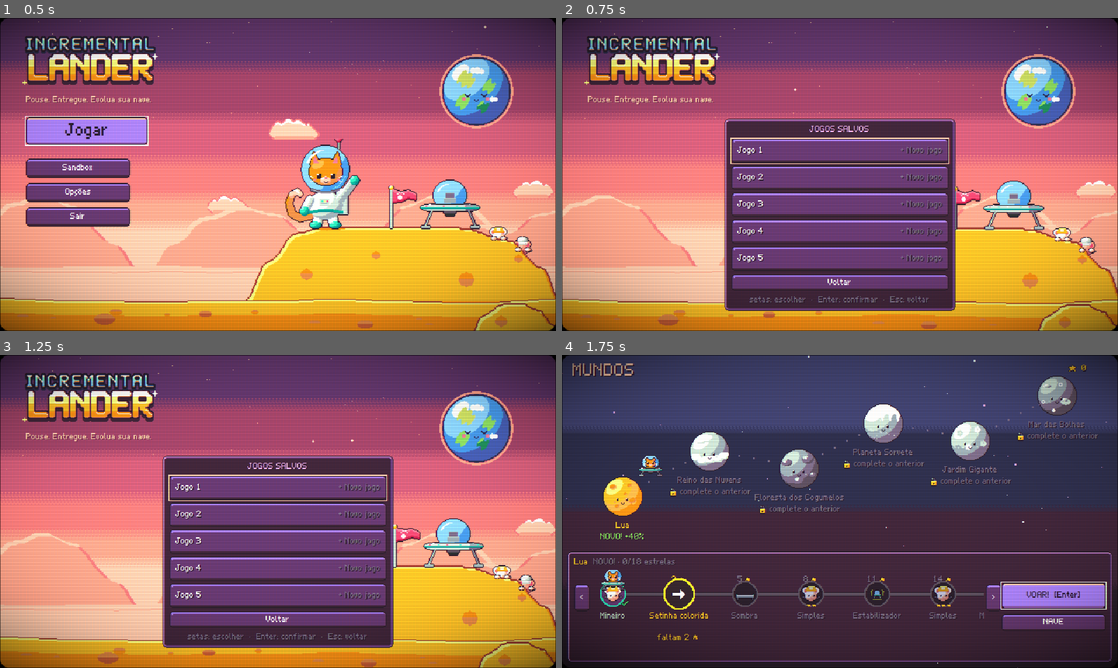
Above: before the commit, frames 1-4 (two rows, left to right).
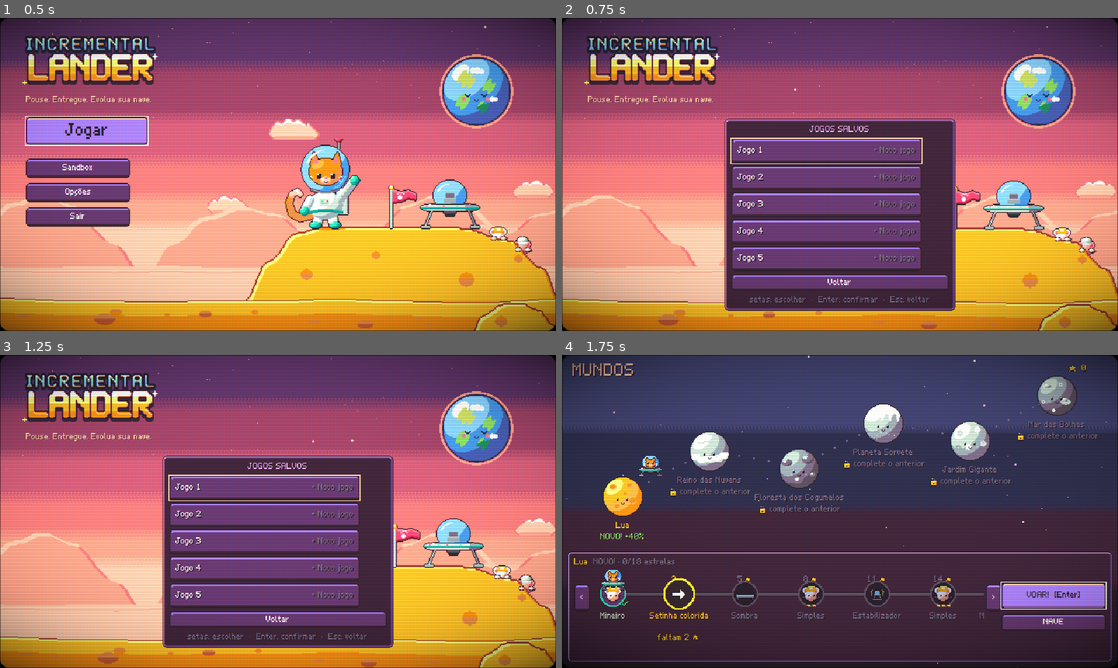
Above: after the commit, the same moments.

Repository: valdersonjr/incremental-lander
Game: Godot game, scene res://game/main.tscn
Same seed, same stepped clock (60 frames per second), same inputs: the game is played once before the commit and once after it.
Inputs (mouse positions are in pixels of both pictures, inside the frame that each line leads up to):
- Up to frame 1 (0.5 s): no input
- Up to frame 2 (0.75 s): click "Jogar" at 0.5 s
- Up to frame 3 (1.25 s): no input
- Up to frame 4 (1.75 s): tap Enter (confirm) at 1.25 s; move the mouse to (962, 495) at 1.27 s; hold D (rotate_right) from 1.28 s (still down); hold Enter (confirm) from 1.28 s (still down); click (962, 495) at 1.42 s; tap Space at 1.52 s

Frame 1 is identical in both runs. In frame 2, 2.1% of the frame differs, in the area x 56-70%, y 38-80%; in frame 3, 2.1%; in frame 4, nothing differs.

Commit message:
Menu inicial: X ao lado de cada jogo salvo para apagar (2 cliques; Esc desiste)
Apagar o jogo em uso não deixa o autosave recriá-lo vazio. Teste slots_flow cobre apagar.

Co-Authored-By: Claude Opus 5.5 <noreply@anthropic.com>
Claude-Session: https://claude.ai/code/session_01JhKCi9Us7j2H5LJGQ5fDNT

Diff:
--- a/autoload/save_manager.gd
+++ b/autoload/save_manager.gd
@@ -24,6 +24,8 @@
 ## Espacos cujo arquivo existe mas nao carregou (danificado ou de versao mais nova): antes de gravar por cima, os
 ## arquivos sao guardados a parte (nunca se perde um save por uma leitura que falhou).
 var _unreadable: Dictionary = {}
+## O jogo em uso foi apagado: o autosave nao grava (nao recria o jogo vazio) ate outro jogo ser escolhido.
+var _slot_deleted := false
 
 
 func _ready() -> void:
@@ -105,7 +107,7 @@
 	if not enabled:
 		return false
 	_save_prefs()
-	if sandbox:
+	if sandbox or _slot_deleted:
 		return false
 	if _unreadable.has(slot):
 		_keep_unreadable(slot)
@@ -205,12 +207,14 @@
 		return
 	_remove_slot_files(n)
 	if n == slot:
+		_slot_deleted = true
 		var settings: Dictionary = GameState.settings.duplicate()
 		GameState.reset()
 		GameState.settings = settings
 
 
 func _use_slot(n: int) -> void:
+	_slot_deleted = false
 	slot = clampi(n, 1, SLOTS)
 	var f := slot_files(slot)
 	PATH = f["path"]
--- a/game/title/save_slots.gd
+++ b/game/title/save_slots.gd
@@ -1,7 +1,8 @@
 ## Lista compacta dos jogos salvos (SaveManager.SLOTS cartoes, um embaixo do outro), usada pelo menu inicial (PLAY) e
 ## pelo menu do jogo (SAVE). Cada cartao e um botao com a faixa do mapa do jogo no fundo (assets/ui/save_bg_<mundo>.png)
-## e "Jogo N" + tempo jogado, creditos e estrelas. Nao ha apagar: um jogo some quando outro e gravado por cima.
-## PLAY: com jogo -> slot_play_requested; vazio -> new_game_requested; ilegivel -> desabilitado.
+## e "Jogo N" + tempo jogado, creditos e estrelas.
+## PLAY: com jogo -> slot_play_requested; vazio -> new_game_requested; ilegivel -> desabilitado. Ao lado de cada jogo
+## salvo, um botao X apaga (2o clique confirma; Esc ou clicar no cartao desiste).
 ## SAVE: grava o jogo em uso no espaco (SaveManager.save_to_slot); por cima de OUTRO jogo pede um 2o clique.
 class_name SaveSlots
 extends VBoxContainer
@@ -21,6 +22,8 @@
 var mode := Mode.PLAY
 ## SAVE: espaco esperando o 2o clique para gravar por cima (0 = nenhum).
 var _confirm := 0
+## PLAY: espaco esperando o 2o clique no X para apagar (0 = nenhum).
+var _confirm_delete := 0
 
 
 func _init() -> void:
@@ -29,29 +32,53 @@
 
 ## Refaz os cartoes (le o resumo de cada espaco) e poe o foco no jogo em uso (ou no cartao que ja tinha o foco).
 func fill() -> void:
-	var focus_slot := _focused_slot()
+	var focused := _focused_button()
+	var focus_slot := int(focused.get_meta(&"slot", 0)) if focused != null else 0
+	var focus_delete := focused != null and focused.has_meta(&"delete")
 	for c in get_children():
 		remove_child(c)
 		c.queue_free()
 	var first: Button = null
 	for n in range(1, SaveManager.SLOTS + 1):
-		var card := _card(n, SaveManager.slot_summary(n))
-		add_child(card)
+		var s := SaveManager.slot_summary(n)
+		var row := HBoxContainer.new()
+		row.add_theme_constant_override(&"separation", 3)
+		var card := _card(n, s)
+		row.add_child(card)
+		if mode == Mode.PLAY:
+			row.add_child(_delete_button(n, s["exists"]))
+		add_child(row)
 		if first == null or (n == SaveManager.slot and not card.disabled):
 			first = card
 	var target: Button = first
-	if focus_slot > 0 and not (get_child(focus_slot - 1) as Button).disabled:
-		target = get_child(focus_slot - 1)
+	if focus_slot > 0:
+		var del := delete_button(focus_slot)
+		if focus_delete and del != null:
+			target = del
+		elif not card(focus_slot).disabled:
+			target = card(focus_slot)
 	(func() -> void:                                           # adiado; a lista pode ser refeita antes
 		if is_instance_valid(target) and target.is_inside_tree():
 			target.grab_focus()).call_deferred()
 
 
-## Desiste de gravar por cima (Esc). true se havia uma confirmacao pendente.
+## Cartao do espaco n (1..SLOTS).
+func card(n: int) -> Button:
+	return get_child(n - 1).get_child(0) as Button
+
+
+## Botao X (apagar) do espaco n; null se o espaco esta vazio ou no modo SAVE.
+func delete_button(n: int) -> Button:
+	var row := get_child(n - 1)
+	return row.get_child(1) as Button if row.get_child_count() > 1 else null
+
+
+## Desiste de gravar por cima ou de apagar (Esc). true se havia uma confirmacao pendente.
 func cancel_confirm() -> bool:
-	if _confirm == 0:
+	if _confirm == 0 and _confirm_delete == 0:
 		return false
 	_confirm = 0
+	_confirm_delete = 0
 	Sound.ui("click")
 	fill()
 	return true
@@ -59,10 +86,11 @@
 
 func _card(n: int, s: Dictionary) -> Button:
 	var card := Button.new()
-	card.custom_minimum_size = Vector2(CARD_W, CARD_H)
+	var w := CARD_W - CARD_H - 3 if mode == Mode.PLAY else CARD_W   # PLAY: o X ao lado cabe na mesma largura
+	card.custom_minimum_size = Vector2(w, CARD_H)
 	card.set_meta(&"slot", n)
 	var current: bool = s["current"] and s["ok"]
-	if s["ok"] and _confirm != n:                              # pedindo confirmacao: cartao liso (o aviso le melhor)
+	if s["ok"] and _confirm != n and _confirm_delete != n:                              # pedindo confirmacao: cartao liso (o aviso le melhor)
 		_add_map(card, str(s["planet"]))
 	if current:                                                # jogo em uso: moldura dourada (como a escolha atual)
 		card.tooltip_text = "jogo em uso"
@@ -83,6 +111,8 @@
 	box.add_child(spacer)
 	if _confirm == n:
 		box.add_child(_label("Gravar por cima? Clique de novo", &"BadLabel"))
+	elif _confirm_delete == n:
+		box.add_child(_label("Apagar? Clique no X de novo", &"BadLabel"))
 	elif s["ok"]:
 		box.add_child(_stat("clock", _fmt_time(float(s["play_seconds"])), &"ValueLabel"))
 		box.add_child(_stat("coin", EconMath.fmt(float(s["credits"])), &"MoneyLabel"))
@@ -95,6 +125,9 @@
 		Mode.PLAY:
 			card.disabled = s["exists"] and not s["ok"]          # ilegivel: so some gravando outro jogo por cima
 			card.pressed.connect(func() -> void:
+				if _confirm_delete != 0:                         # pedindo para apagar: clicar no cartao desiste
+					cancel_confirm()
+					return
 				Sound.ui("click")
 				if s["ok"]:
 					slot_play_requested.emit(n)
@@ -125,6 +158,37 @@
 	card.add_child(clip)
 
 
+## X ao lado do cartao (so com jogo salvo, inclusive ilegivel); vazio ganha um espaco do mesmo tamanho.
+func _delete_button(n: int, exists: bool) -> Control:
+	if not exists:
+		var gap := Control.new()
+		gap.custom_minimum_size = Vector2(CARD_H, CARD_H)
+		gap.mouse_filter = Control.MOUSE_FILTER_IGNORE
+		return gap
+	var b := Button.new()
+	b.custom_minimum_size = Vector2(CARD_H, CARD_H)
+	b.icon = UiKit.kid("cross")
+	b.icon_alignment = HORIZONTAL_ALIGNMENT_CENTER
+	b.tooltip_text = "apagar"
+	b.set_meta(&"slot", n)
+	b.set_meta(&"delete", true)
+	b.pressed.connect(func() -> void: _on_delete(n))
+	return b
+
+
+func _on_delete(n: int) -> void:
+	_confirm = 0
+	if _confirm_delete != n:
+		Sound.ui("click")
+		_confirm_delete = n
+		fill()
+		return
+	_confirm_delete = 0
+	SaveManager.delete_slot(n)
+	Sound.ui("click")
+	fill()
+
+
 func _on_save(n: int, overwrite: bool) -> void:
 	if overwrite and _confirm != n:
 		Sound.ui("click")
@@ -166,9 +230,9 @@
 	return l
 
 
-func _focused_slot() -> int:
+func _focused_button() -> Control:
 	var f := get_viewport().gui_get_focus_owner() if is_inside_tree() else null
-	return int(f.get_meta(&"slot", 0)) if f != null and is_ancestor_of(f) else 0
+	return f if f != null and is_ancestor_of(f) else null
 
 
 static func _fmt_time(sec: float) -> String:
--- a/game/title/title_screen.gd
+++ b/game/title/title_screen.gd
@@ -1,6 +1,6 @@
 ## Menu inicial (tela de titulo) com cena PROPRIA (TitleBackdrop: gatinho heroi no morro de queijo, nada do mapa de
 ## voo). Logo + frase da proposta + coluna de botoes a esquerda; as subtelas abrem no painel do meio.
-## Jogar -> lista dos jogos salvos (SaveSlots: jogar ou novo jogo; nao ha apagar, grava-se por cima no menu do jogo) /
+## Jogar -> lista dos jogos salvos (SaveSlots: jogar ou novo jogo; X ao lado apaga com 2 cliques) /
 ## Sandbox (testar tudo sem progressao: mundo + nave, nada e salvo) / Opcoes (volumes, CRT) / Sair. Emite sinais; a Main
 ## decide o fluxo (carregar, decolar, hangar).
 class_name TitleScreen
@@ -66,6 +66,8 @@
 		return
 	if event.is_action_pressed(&"ui_cancel"):
 		get_viewport().set_input_as_handled()
+		if _screen == Screen.SAVES and _slots.cancel_confirm():   # Esc primeiro desiste de apagar
+			return
 		if _screen != Screen.MENU:
 			_set_screen(Screen.MENU)
 
--- a/tests/integration/slots_flow.gd
+++ b/tests/integration/slots_flow.gd
@@ -34,8 +34,8 @@
 	await _frames(3)
 	(title.find_child("Play", true, false) as Button).pressed.emit()
 	await _frames(3)
-	var cards := title.find_children("*", "Button", true, false).filter(func(b: Node) -> bool:
-		return b is Button and b.get_parent() is SaveSlots)
+	var list := title._slots
+	var cards: Array = range(1, SaveManager.SLOTS + 1).map(func(n: int) -> Button: return list.card(n))
 	if not title.visible or cards.size() != SaveManager.SLOTS:
 		fails.append("Jogar deveria abrir %d cartoes (veio %d)" % [SaveManager.SLOTS, cards.size()])
 	else:
@@ -47,6 +47,35 @@
 		if not "Novo jogo" in " ".join((cards[4] as Button).find_children("*", "Label", true, false).map(
 				func(l: Label) -> String: return l.text)):
 			fails.append("jogo 5 vazio deveria oferecer Novo jogo")
+		if list.delete_button(2) == null or list.delete_button(5) != null:
+			fails.append("X de apagar so deveria aparecer no espaco com jogo")
+	# apagar: jogo 3 salvo; 1o clique no X so pede confirmacao, Esc desiste, 2 cliques apagam
+	SaveManager.save_to_slot(3)
+	SaveManager.load_slot(2)
+	list.fill()
+	await _frames(1)
+	list.delete_button(3).pressed.emit()
+	await _frames(1)
+	if not SaveManager.slot_summary(3)["exists"]:
+		fails.append("1o clique no X nao deveria apagar")
+	list.cancel_confirm()
+	list.delete_button(3).pressed.emit()
+	list.delete_button(3).pressed.emit()
+	await _frames(1)
+	if SaveManager.slot_summary(3)["exists"] or list.delete_button(3) != null:
+		fails.append("2 cliques no X deveriam apagar o jogo 3")
+	if int(SaveManager.slot_summary(2)["runs"]) != 5 or SaveManager.slot != 2:
+		fails.append("apagar o jogo 3 mexeu no jogo 2")
+	# apagar o jogo em uso: o autosave nao recria o espaco vazio
+	SaveManager.save_to_slot(3)
+	list.fill()
+	await _frames(1)
+	list.delete_button(3).pressed.emit()
+	list.delete_button(3).pressed.emit()
+	SaveManager.save_game()
+	if SaveManager.slot_summary(3)["exists"]:
+		fails.append("autosave recriou o jogo em uso apagado")
+	SaveManager.load_slot(2)
 	title._set_screen(TitleScreen.Screen.MENU)
 	# jogo 1 vazio: decola um run novo; o jogo 2 continua salvo
 	title.slot_play_requested.emit(1)
@@ -69,7 +98,7 @@
 	pause._open_saves()
 	await _frames(2)
 	var slots := pause._slots
-	(slots.get_child(3) as Button).pressed.emit()
+	slots.card(4).pressed.emit()
 	await _frames(2)
 	if SaveManager.slot != 4 or not is_equal_approx(float(SaveManager.slot_summary(4)["credits"]), 321.0) \
 			or not SaveManager.slot_summary(2)["ok"]:
@@ -80,11 +109,11 @@
 	GameState.resources["credits"] = 999.0
 	slots.fill()
 	await _frames(1)
-	(slots.get_child(0) as Button).pressed.emit()
+	slots.card(1).pressed.emit()
 	await _frames(1)
 	if SaveManager.slot != 4 or is_equal_approx(float(SaveManager.slot_summary(1)["credits"]), 999.0):
 		fails.append("por cima de outro jogo deveria pedir um 2o clique")
-	(slots.get_child(0) as Button).pressed.emit()
+	slots.card(1).pressed.emit()
 	await _frames(1)
 	if SaveManager.slot != 1 or not is_equal_approx(float(SaveManager.slot_summary(1)["credits"]), 999.0):
 		fails.append("2o clique deveria gravar por cima do jogo 1 (slot=%d)" % SaveManager.slot)
--- a/tests/visual/title_preview.gd
+++ b/tests/visual/title_preview.gd
@@ -1,6 +1,6 @@
 ## Previa do menu inicial (cena propria TitleBackdrop; sem voo atras). gdtool.py capture res://tests/visual/title_preview.tscn [-- --progress --options --saves --planet=id]
 ## --progress: com jogo salvo (Continuar + resumo). --options: volumes. --sandbox: tela do sandbox. --saves: lista de jogos salvos (pasta propria
-## user://preview_saves com jogos 1, 3 e 4; nunca le o save real).
+## user://preview_saves com jogos 1, 3 e 4; nunca le o save real). --saves --delete: 1o clique no X do jogo 3 (pede confirmacao).
 extends Node
 
 const TITLE_SCENE := preload("res://game/title/title_screen.tscn")
@@ -23,6 +23,8 @@
 	if "--saves" in args:
 		fake_saves()
 		t._set_screen(TitleScreen.Screen.SAVES)
+		if "--delete" in args:
+			t._slots.delete_button(3).pressed.emit()
 	if "--sandbox" in args:
 		t._set_screen(TitleScreen.Screen.SANDBOX)
 	if "--options" in args:
Not shown, changed: docs/ARCHITECTURE.md
Not shown, changed: docs/DECISIONS.md
Not shown, changed: docs/GDD.md
Not shown, changed: docs/HANDOFF.md
